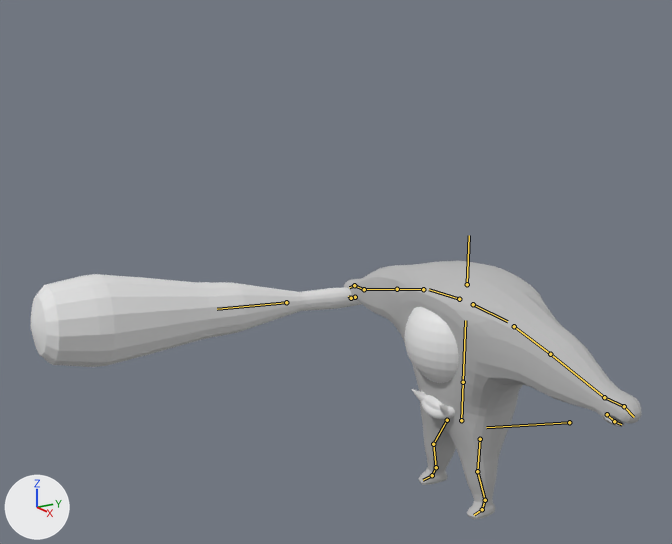
An edit to the Blender file First3D/Assets/model/bigeyewithAUTOWeight.blend, drawn before and after from the same camera.
The view is the same before and after, from a 50 mm lens placed at (8.01, -6.72, 5.8), pointed at (-0.2, -1.66, 3.08). Arrows for +X, +Y and +Z are at lower left; the lights stay in place. The bones that bend it are drawn over the model as lines.
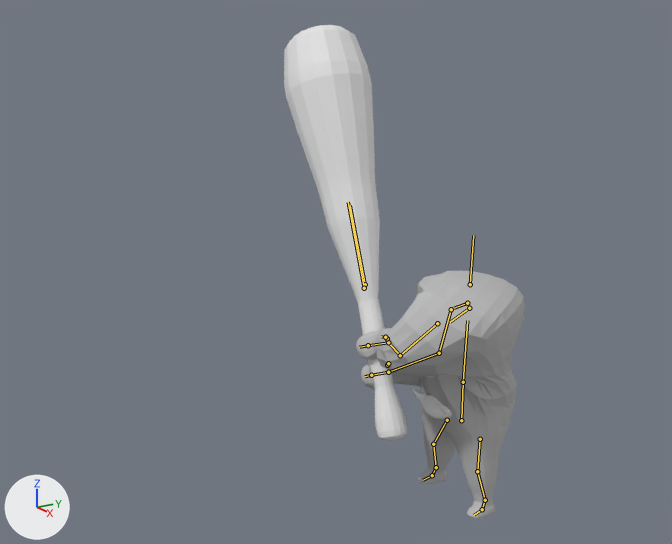
The newer file adds an action. The first version stands in its rest pose; the second is drawn at frame 1 of the action 'rightAttack'.

Changed parts and their boxes [x1, y1, x2, y2] in the pictures (672 x 544 px):
'Sphere', posed
    before: [31, 274, 362, 367]
    after: [284, 25, 407, 440]
'Cube', posed (43% narrower)
    before: [344, 261, 642, 519]
    after: [356, 271, 525, 519]
bone 'Body Mid', root to tip
    before: (463, 382) to (465, 320)
    after: (463, 382) to (467, 320)
bone 'Shoulder.L', root to tip
    before: (473, 304) to (507, 321)
    after: (469, 308) to (450, 322)
bone 'Arm 01.L', root to tip
    before: (514, 326) to (550, 354)
    after: (437, 323) to (400, 355)
bone 'Arm 02.L', root to tip
    before: (550, 354) to (604, 397)
    after: (400, 355) to (388, 342)
bone 'Hand.L', root to tip
    before: (604, 397) to (624, 406)
    after: (388, 342) to (368, 345)
bone 'Finger Top.L', root to tip
    before: (624, 406) to (634, 417)
    after: (368, 345) to (359, 347)
bone 'Finger Down.L', root to tip
    before: (607, 414) to (614, 421)
    after: (387, 338) to (385, 337)
bone 'Shoulder.R', root to tip
    before: (459, 299) to (429, 289)
    after: (467, 303) to (454, 308)
bone 'Arm 01.R', root to tip
    before: (423, 289) to (397, 289)
    after: (451, 309) to (439, 353)
bone 'Arm 02.R', root to tip
    before: (397, 289) to (364, 289)
    after: (439, 353) to (388, 372)
bone 'Hand.R', root to tip
    before: (364, 289) to (354, 285)
    after: (388, 372) to (371, 375)
bone 'Finger Down.R', root to tip
    before: (355, 297) to (351, 298)
    after: (387, 365) to (388, 363)

The edits, one by one:
Bone 'Body Mid' (bone_body_mid) turns from (0, 0, 0) to (-2, -18, 0) degrees about its own x, y and z.
Bone 'Shoulder.L' (bone_shoulder_l) moves from (0.0, 0.0, 0.0) to (0.2, 0.25, 0.0).
Bone 'Shoulder.L' (bone_shoulder_l) turns from (0, 0, 0) to (2, -13, -42) degrees about its own x, y and z.
Bone 'Arm 01.L' (bone_arm_01_l) moves from (0.0, 0.0, 0.0) to (0.24, 0.04, 0.0).
Bone 'Arm 01.L' (bone_arm_01_l) turns from (0, 0, 0) to (-69, -25, -11) degrees about its own x, y and z.
Bone 'Arm 02.L' (bone_arm_02_l) turns from (0, 0, 0) to (-56, 1, -44) degrees about its own x, y and z.
Bone 'Hand.L' (bone_hand_l) turns from (0, 0, 0) to (54, 4, 26) degrees about its own x, y and z.
Bone 'Finger Top.L' (bone_finger_top_l) turns from (0, 0, 0) to (-1, -13, -5) degrees about its own x, y and z.
Bone 'Finger Down.L' (bone_finger_down_l) moves from (0.0, 0.0, 0.0) to (-0.11, -0.11, 0.22).
Bone 'Finger Down.L' (bone_finger_down_l) turns from (0, 0, 0) to (5, 12, 1) degrees about its own x, y and z.
Bone 'Shoulder.R' (bone_shoulder_r) moves from (0.0, 0.0, 0.0) to (0.11, 0.04, -0.15).
Bone 'Shoulder.R' (bone_shoulder_r) turns from (0, 0, 0) to (-20, 10, -9) degrees about its own x, y and z.
Bone 'Arm 01.R' (bone_arm_01_r) moves from (0.0, 0.0, 0.0) to (-0.02, 0.0, 0.03).
Bone 'Arm 01.R' (bone_arm_01_r) turns from (0, 0, 0) to (-59, -10, 19) degrees about its own x, y and z.
Bone 'Arm 02.R' (bone_arm_02_r) turns from (0, 0, 0) to (-10, -46, 77) degrees about its own x, y and z.
Bone 'Hand.R' (bone_hand_r) turns from (0, 0, 0) to (-13, 68, -7) degrees about its own x, y and z.
Bone 'Finger Down.R' (bone_finger_down_r) moves from (0.0, 0.0, 0.0) to (-0.2, -0.26, 0.33).
Bone 'Finger Down.R' (bone_finger_down_r) turns from (0, 0, 0) to (-15, 72, 53) degrees about its own x, y and z.
